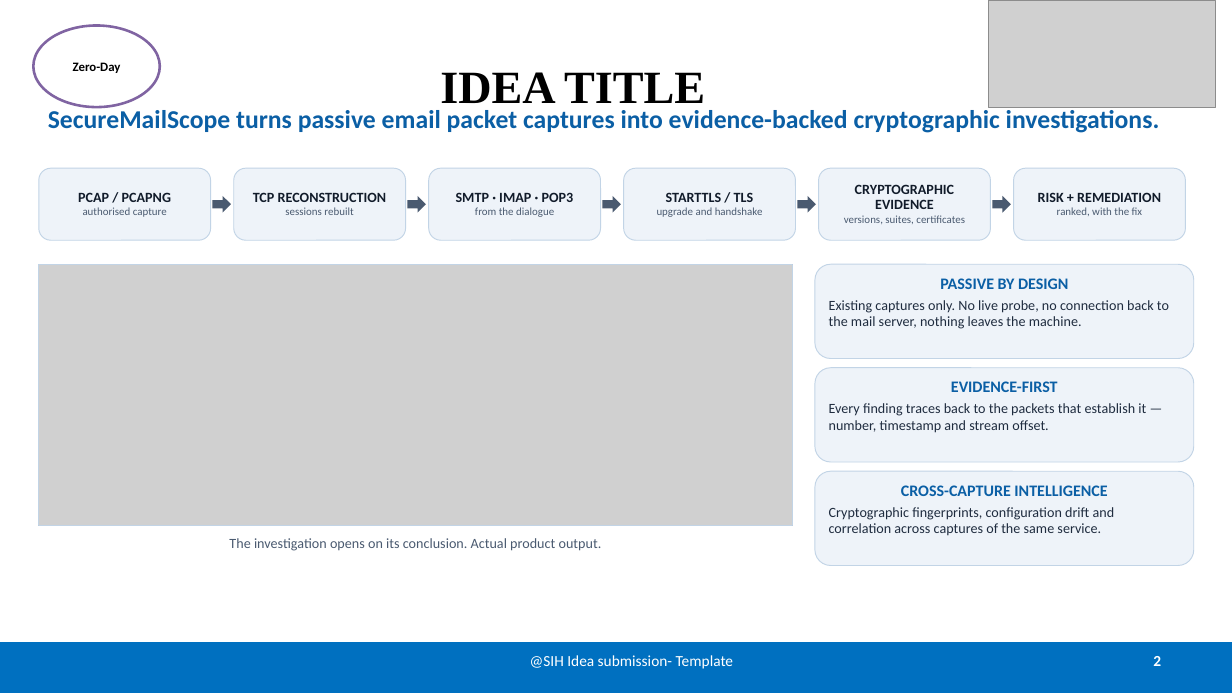
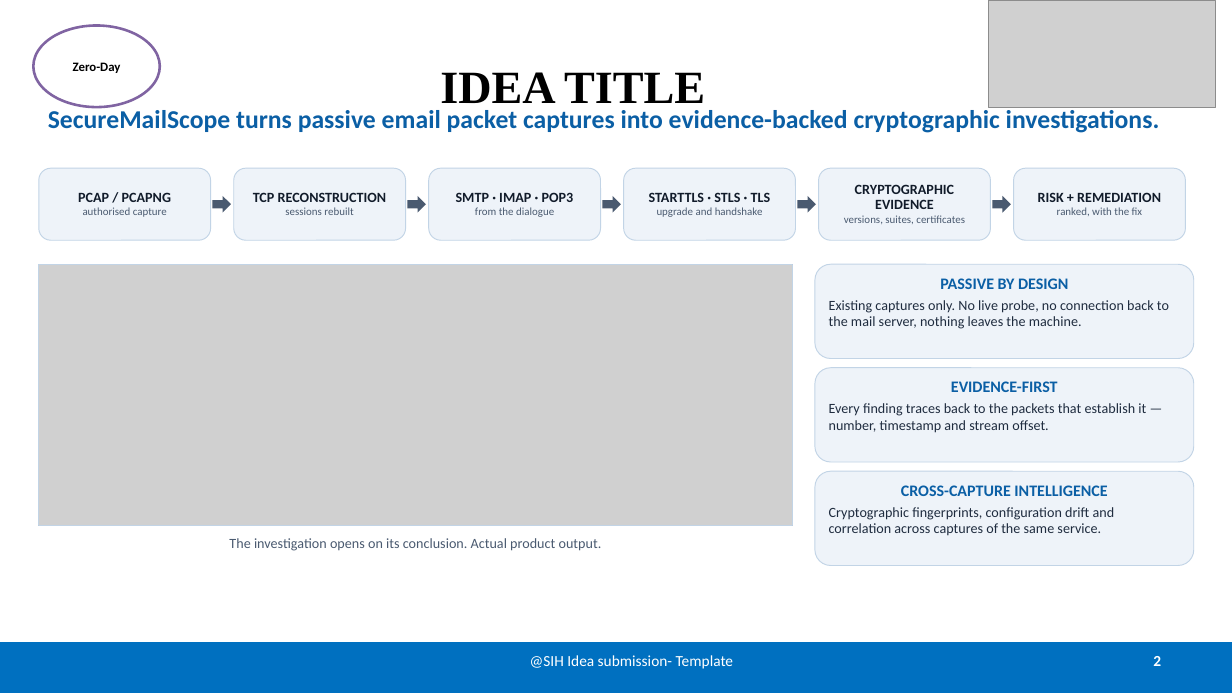
Before and after one commit to sgtsujith141-wq/securemailscope, a slide deck: slide 2 of submission/final/SecureMailScope-SIH26159-Zero-Day.pptx. Drawn at 1232x693 pixels with LibreOffice and Linux fonts; fonts in the diff are those of the drawing; grey boxes stand for pictures. Boxes give left, top, right and bottom in pixels: in the first picture for what was removed or moved away, otherwise in the second. Text is boxed around its words. In the diff, an @@ line names an element or a change of style, - is before the commit and + after.

```diff
--- a/submission/final/SecureMailScope-SIH26159-Zero-Day.pptx
+++ b/submission/final/SecureMailScope-SIH26159-Zero-Day.pptx
@@ text in rounded rectangle at <box>649,192,771,202</box>: text changed @@
-STARTTLS / TLS
+STARTTLS · STLS · TLS
```
Also in this commit, not shown: 3 other slides changed, 2 other files.
